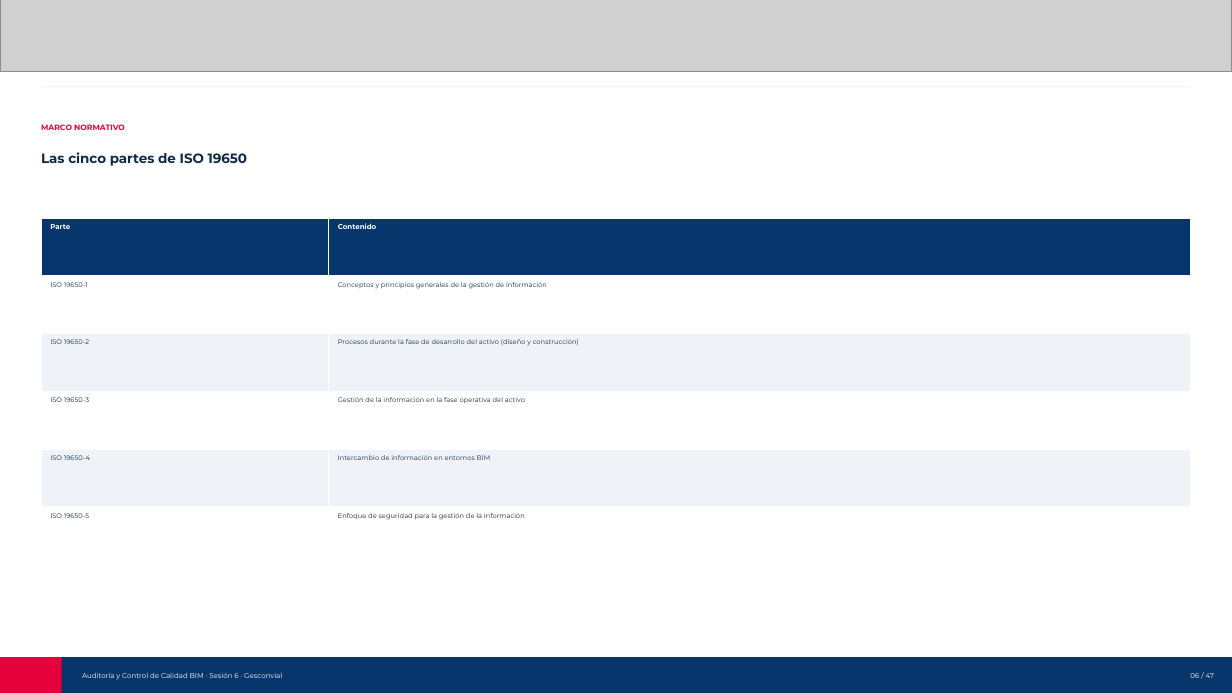
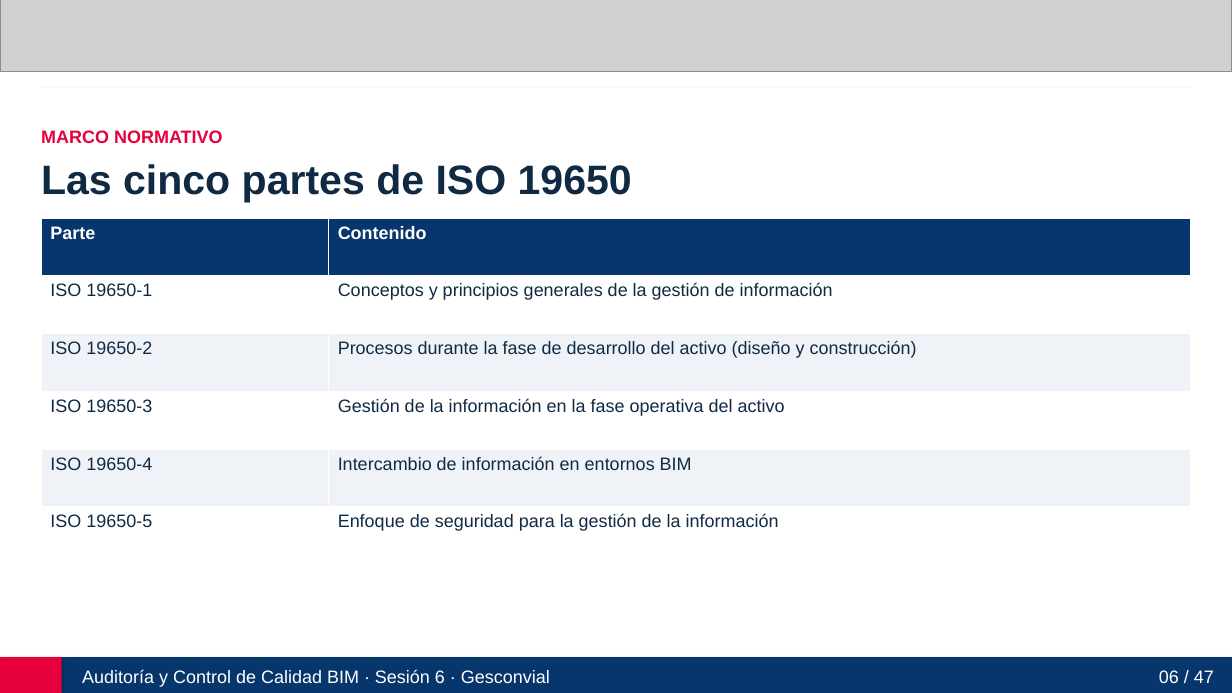
Before and after one commit to manuelzv150-art/auditoria-control-calidad-bim-gesconvial, a slide deck: slide 6 of Auditoria_y_Control_de_Calidad_BIM_Gesconvial_Sesion6.pptx. Drawn at 1232x693 pixels with LibreOffice and Linux fonts; fonts in the diff are those of the drawing; grey boxes stand for pictures. Boxes give left, top, right and bottom in pixels: in the first picture for what was removed or moved away, otherwise in the second. Text is boxed around its words. In the diff, an @@ line names an element or a change of style, - is before the commit and + after.

```diff
--- a/Auditoria_y_Control_de_Calidad_BIM_Gesconvial_Sesion6.pptx
+++ b/Auditoria_y_Control_de_Calidad_BIM_Gesconvial_Sesion6.pptx
@@ text "MARCO NORMATIVO" at <box>41,130,223,143</box>: size 6 to 14 pt, font Montserrat to Arial @@
@@ text "Las cinco partes de ISO ..." at <box>41,164,632,203</box>: size 10.5 to 32 pt, font Montserrat to Arial @@
@@ table at <box>41,218,1190,565</box> @@
@@ size 5.5 to 14 pt in "Parte", "Contenido" @@
@@ font Montserrat to Arial, size 5.2 to 14 pt @@
@@ rectangle at <box>0,657,1232,693</box>: shadow on @@
@@ text "Auditoría y Control de Calidad ..." at <box>82,670,550,687</box>: size 5.5 to 14 pt, font Montserrat to Arial @@
@@ text "06 / 47" at <box>1159,670,1214,683</box>: size 5.5 to 14 pt, font Montserrat to Arial @@
```
Also in this commit, not shown: 46 other slides changed, 47 other files.
